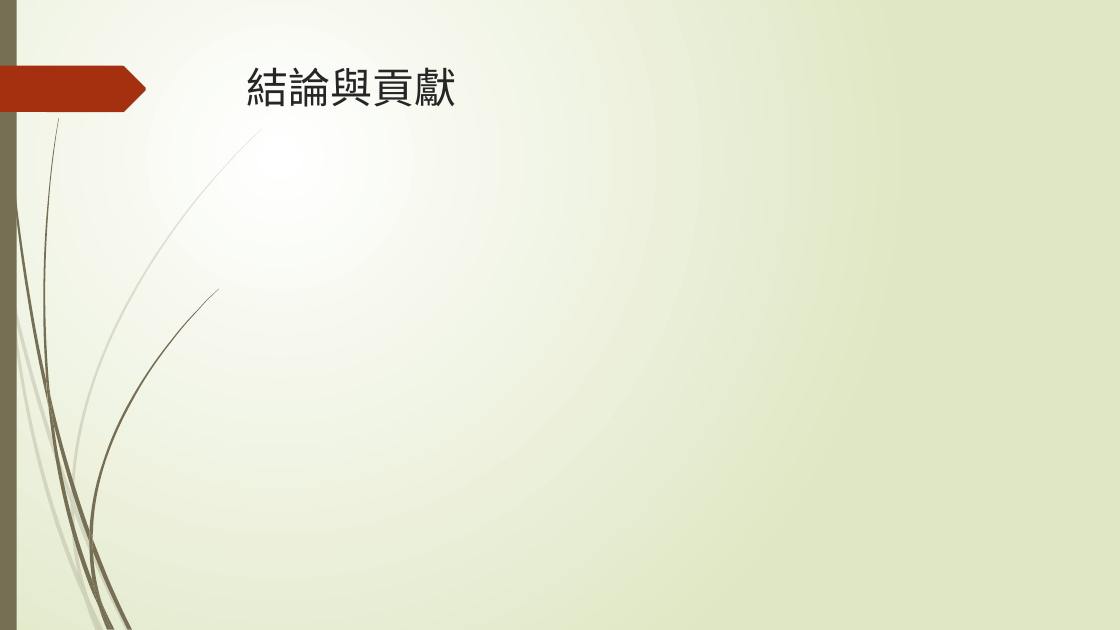
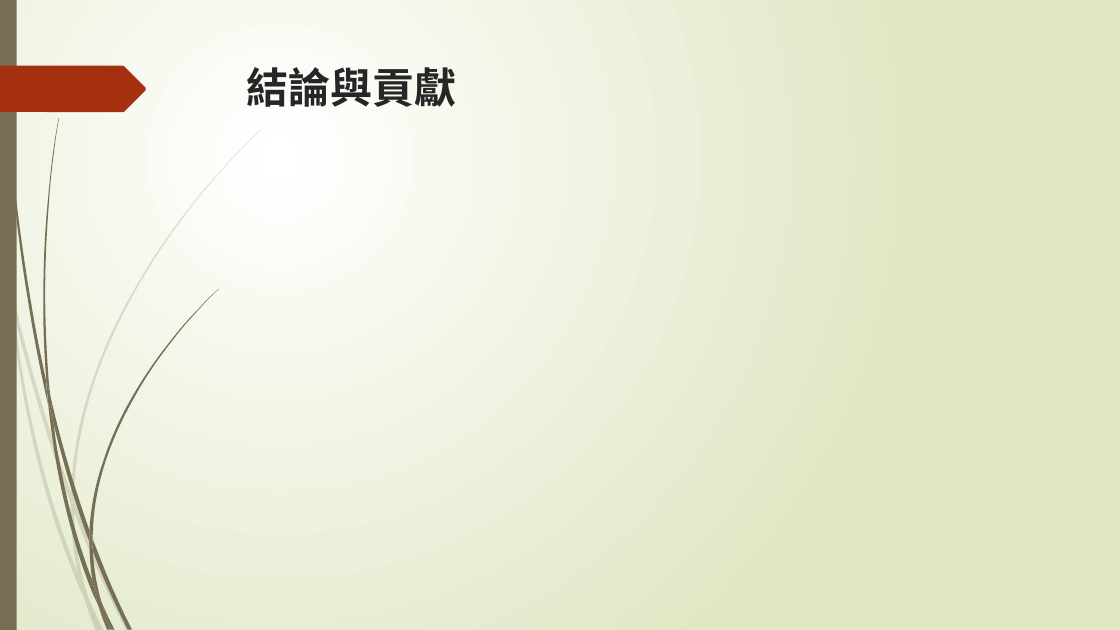
Before and after one commit to NIUWCSP/OTSM, a slide deck: slide 14 of report/以SDR實現OTSM通訊技術.pptx (slide 13 before the commit). Drawn at 1120x630 pixels with LibreOffice and Linux fonts; fonts in the diff are those of the drawing. Boxes give left, top, right and bottom in pixels: in the first picture for what was removed or moved away, otherwise in the second. Text is boxed around its words. In the diff, an @@ line names an element or a change of style, - is before the commit and + after.

```diff
--- a/report/以SDR實現OTSM通訊技術.pptx
+++ b/report/以SDR實現OTSM通訊技術.pptx
@@ title "結論與貢獻" at [247,67,457,107]: font Quicksand to Noto Sans CJK JP, bold on @@
```
Also in this commit, not shown: 8 other slides changed, 1 slide added, 2 other files.
